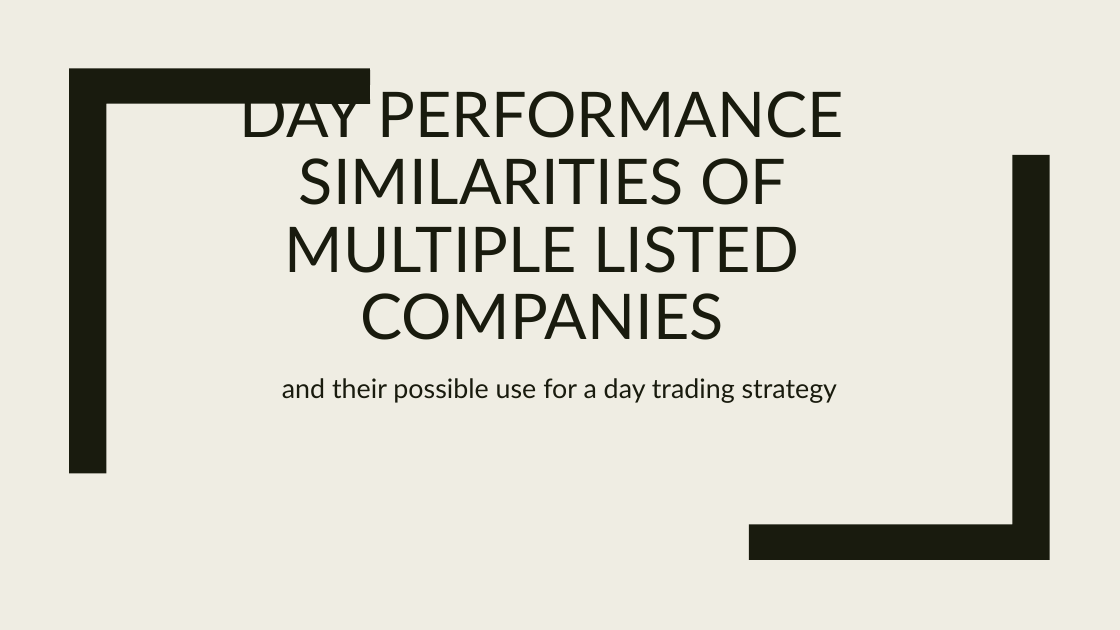
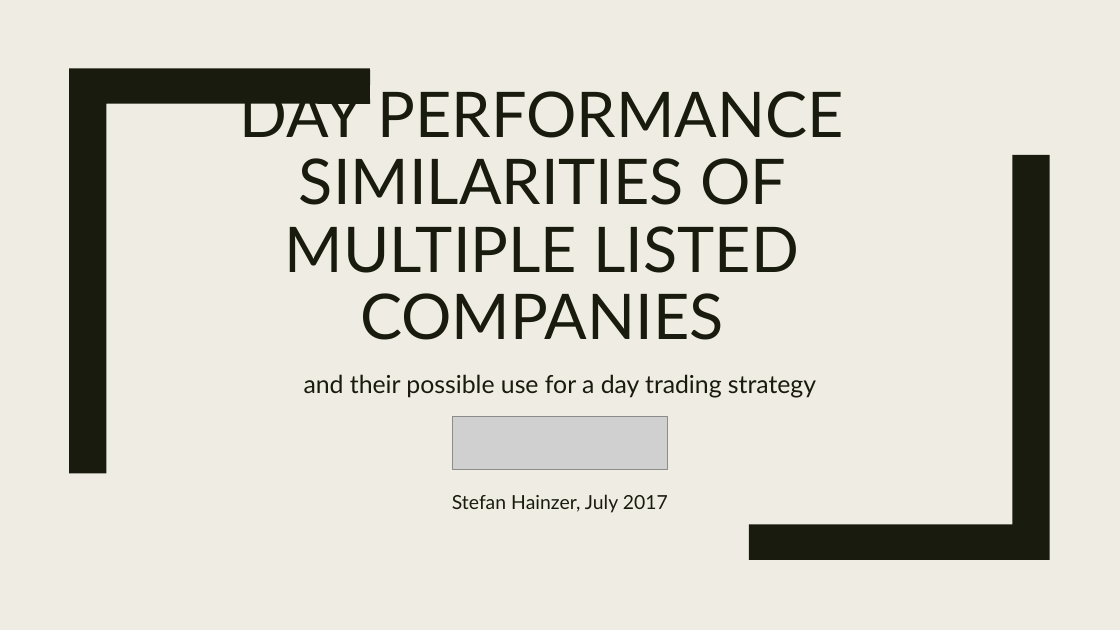
Before and after one commit to StefHai/NYCDS_Projects, a slide deck: slide 1 of 010 Shiny/Shiny Project Slides.pptx. Drawn at 1120x630 pixels with LibreOffice and Linux fonts; fonts in the diff are those of the drawing; grey boxes stand for pictures. Boxes give left, top, right and bottom in pixels: in the first picture for what was removed or moved away, otherwise in the second. Text is boxed around its words. In the diff, an @@ line names an element or a change of style, - is before the commit and + after.

```diff
--- a/010 Shiny/Shiny Project Slides.pptx
+++ b/010 Shiny/Shiny Project Slides.pptx
@@ subtitle at (304,374,816,398): size 23 to 21.3 pt in "and their possible use for a day ..."; line spacing 1.12 to 1.02 @@
@@ picture added at (453,417,667,469) @@
@@ subtitle at (452,494,668,513): paragraph added @@
+Stefan Hainzer, July 2017
```
Also in this commit, not shown: 1 other file.
